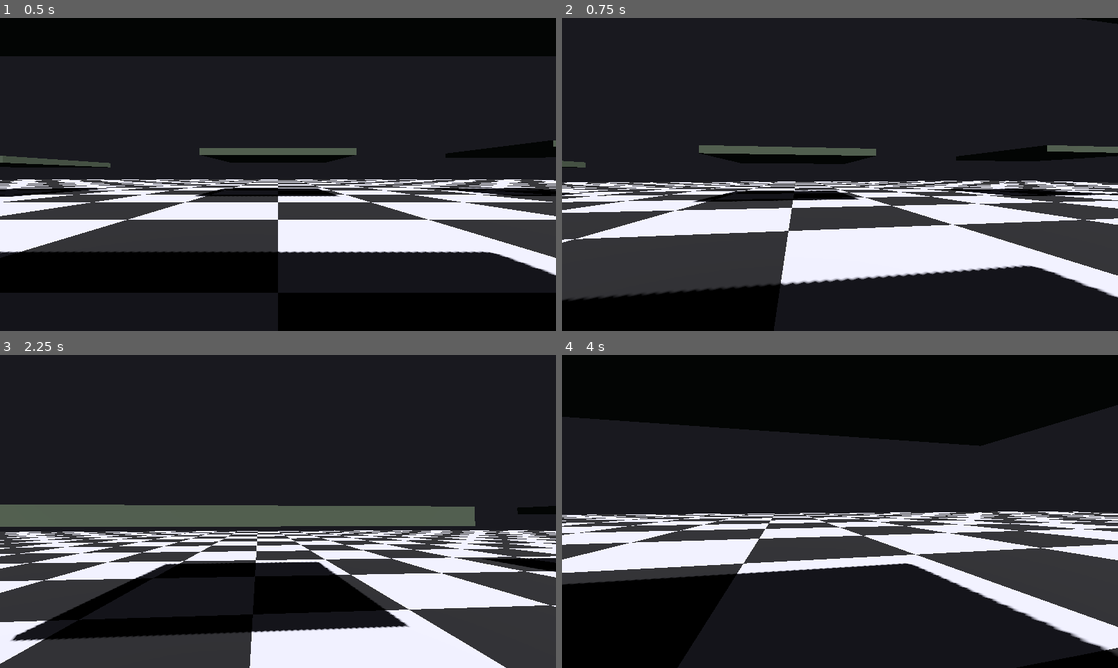
Above: before the commit, frames 1-4 (two rows, left to right).
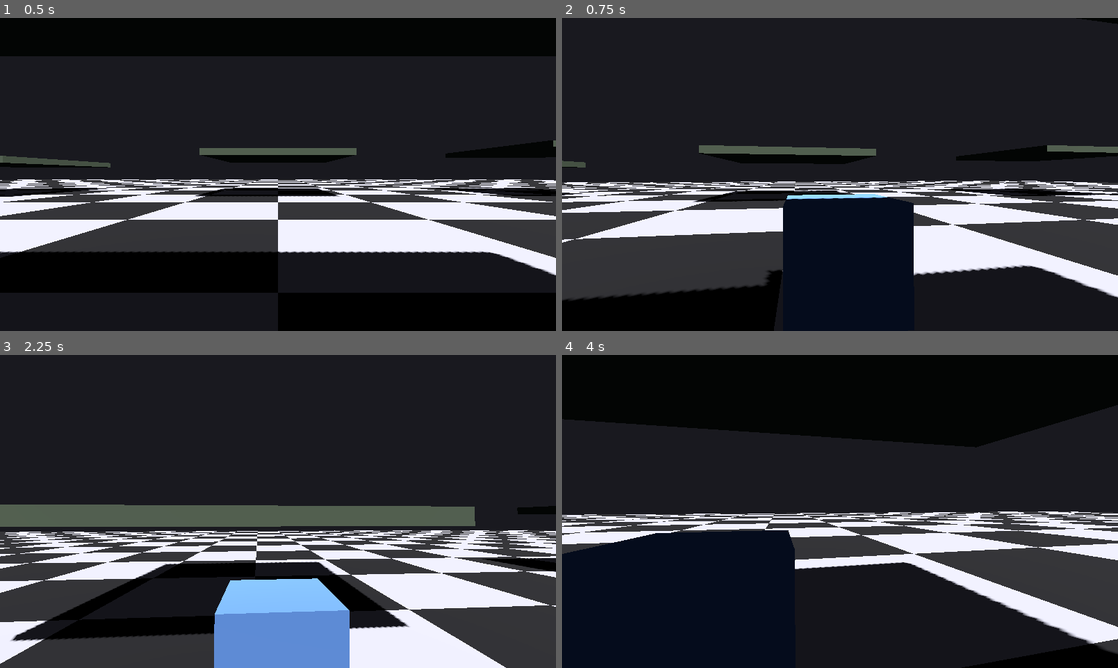
Above: after the commit, the same moments.

Repository: radomirsky/190K-G.O.P
Game: Godot game, scene res://main.tscn
The game is run twice, just before and just after one commit, with the same random seed, the same clock (stepped at 60 frames per second) and the same inputs.
Inputs (mouse positions are in pixels of both pictures, inside the frame that each line leads up to):
- Up to frame 1 (0.5 s): no input
- Up to frame 2 (0.75 s): tap Enter at 0.5 s; move the mouse to (867, 174) at 0.52 s; hold W from 0.53 s (still down); hold Shift from 0.53 s (still down); tap Q at 0.6 s; click (867, 174) at 0.67 s
- Up to frame 3 (2.25 s): keep holding W; tap Space at 0.77, 1.52 s; move the mouse to (250, 511) at 1.27 s; release Shift at 1.28 s; tap Shift at 1.35 s; click (250, 511) at 1.42 s; tap Q at 1.55, 2.1 s; move the mouse to (289, 505) at 2.02 s; hold Shift from 2.03 s (still down); click (289, 505) at 2.17 s
- Up to frame 4 (4 s): keep holding W; move the mouse to (834, 517) at 2.77 s; release Shift at 2.78 s; tap Shift at 2.85 s; click (834, 517) at 2.92 s; tap Space at 3.02, 3.77 s; tap Q at 3.05 s; move the mouse to (878, 514) at 3.52 s; hold Shift from 3.53 s (still down); tap E at 3.6 s; click (878, 514) at 3.67 s

Frame 1 is identical in both runs. In frame 2, 6.4% of the frame differs, in the area x 36-64%, y 56-86%; in frame 3, 6.4%; in frame 4, 15%, in the area x 0-100%, y 19-100%.

Commit message:
Спавн нового куба: Shift+Q (сцена throwable_cube.tscn)
Made-with: Cursor

Diff:
--- a/player.gd
+++ b/player.gd
@@ -1,4 +1,6 @@
 extends CharacterBody3D
+
+const THROWABLE_CUBE_SCENE := preload("res://throwable_cube.tscn")
 
 @export var move_speed: float = 5.0
 @export var jump_velocity: float = 4.6
@@ -8,6 +10,7 @@
 @export var throw_speed_max: float = 22.0
 @export var throw_charge_full_time: float = 0.85
 @export var body_push_multiplier: float = 1.15
+@export var cube_spawn_distance: float = 3.0
 
 var gravity: float = ProjectSettings.get_setting("physics/3d/default_gravity")
 
@@ -61,6 +64,12 @@
 				_throw_held_charged()
 
 	if event is InputEventKey and event.pressed and not event.echo:
+		if (
+			event.keycode == KEY_Q
+			and (event.shift_pressed or Input.is_key_pressed(KEY_SHIFT))
+			and Input.mouse_mode == Input.MOUSE_MODE_CAPTURED
+		):
+			_spawn_throwable_cube()
 		if event.keycode == KEY_E and Input.mouse_mode == Input.MOUSE_MODE_CAPTURED:
 			if _held:
 				_release_held()
@@ -127,6 +136,25 @@
 		if col is RigidBody3D and col.is_in_group("throwable"):
 			return true
 	return false
+
+
+func _spawn_throwable_cube() -> void:
+	var scene := get_tree().current_scene
+	if scene == null:
+		return
+	var cube := THROWABLE_CUBE_SCENE.instantiate() as RigidBody3D
+	var forward := -global_transform.basis.z
+	forward.y = 0.0
+	if forward.length_squared() > 0.0001:
+		forward = forward.normalized()
+	else:
+		forward = Vector3(0.0, 0.0, -1.0)
+	var spawn_pos := global_position + forward * cube_spawn_distance
+	spawn_pos.y = global_position.y + 0.5
+	scene.add_child(cube)
+	cube.global_position = spawn_pos
+	cube.linear_velocity = Vector3.ZERO
+	cube.angular_velocity = Vector3.ZERO
 
 
 func _apply_body_pushes(move_velocity: Vector3) -> void:
--- /dev/null
+++ b/throwable_cube.tscn
@@ -0,0 +1,21 @@
+[gd_scene load_steps=4 format=3 uid="uid://d7throwcube001"]
+
+[sub_resource type="BoxMesh" id="BoxMesh_cube"]
+size = Vector3(1, 1, 1)
+
+[sub_resource type="StandardMaterial3D" id="StandardMaterial3D_cube"]
+albedo_color = Color(0.45, 0.65, 0.95, 1)
+
+[sub_resource type="BoxShape3D" id="BoxShape3D_cube"]
+size = Vector3(1, 1, 1)
+
+[node name="Cube" type="RigidBody3D" groups=["throwable"]]
+mass = 0.85
+continuous_cd = true
+
+[node name="MeshInstance3D" type="MeshInstance3D" parent="."]
+mesh = SubResource("BoxMesh_cube")
+surface_material_override/0 = SubResource("StandardMaterial3D_cube")
+
+[node name="CollisionShape3D" type="CollisionShape3D" parent="."]
+shape = SubResource("BoxShape3D_cube")
